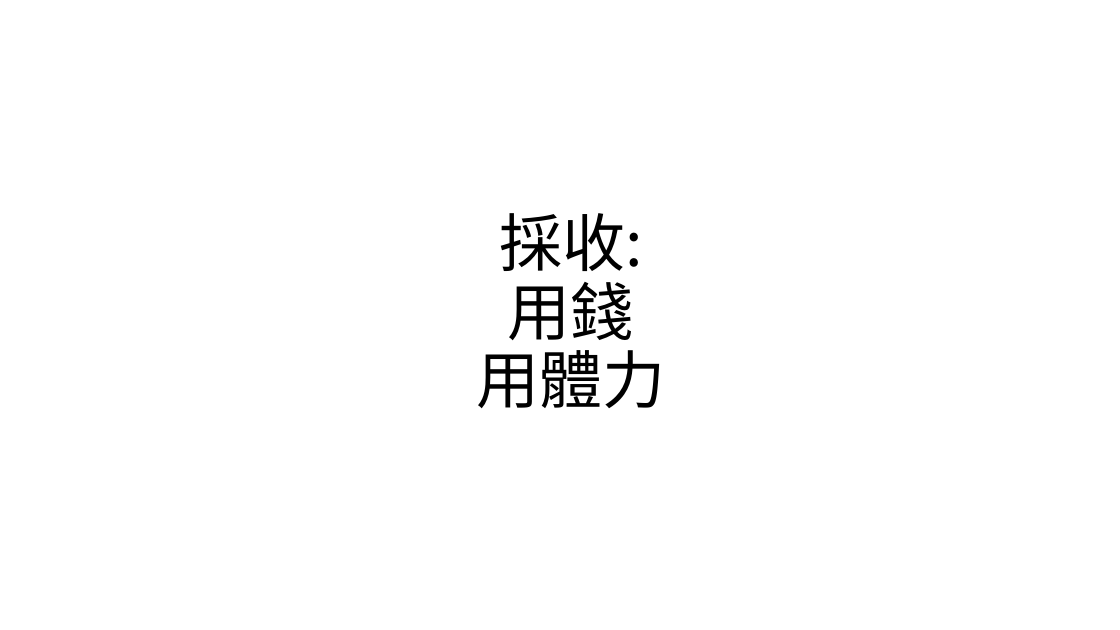
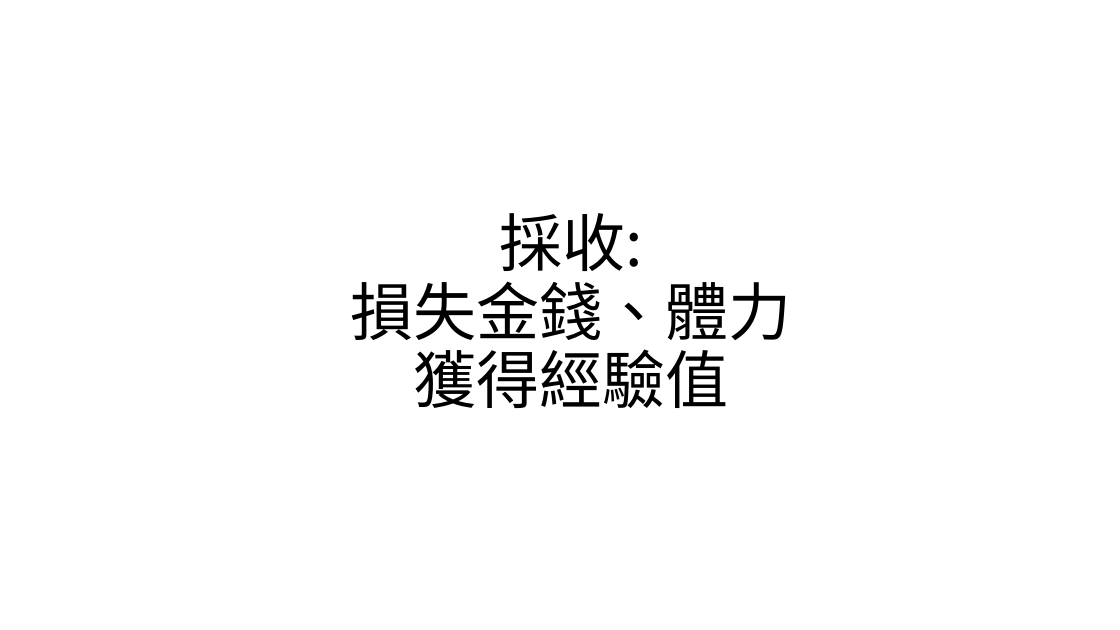
Before and after one commit to NCNU-OpenSource/1041-SE-Team3, a slide deck: slide 22 of report/SE_happyfarm.pptx. Drawn at 1120x630 pixels with LibreOffice and Linux fonts; fonts in the diff are those of the drawing. Boxes give left, top, right and bottom in pixels: in the first picture for what was removed or moved away, otherwise in the second. Text is boxed around its words. In the diff, an @@ line names an element or a change of style, - is before the commit and + after.

Commit message:
add and commit

```diff
--- a/report/SE_happyfarm.pptx
+++ b/report/SE_happyfarm.pptx
@@ title at bbox=[350, 213, 791, 408]: text changed @@
-採收:
-用錢
-用體力
+採收:
+損失金錢、體力
+獲得經驗值
```
Also in this commit, not shown: 3 slides added, 2 slides removed.
